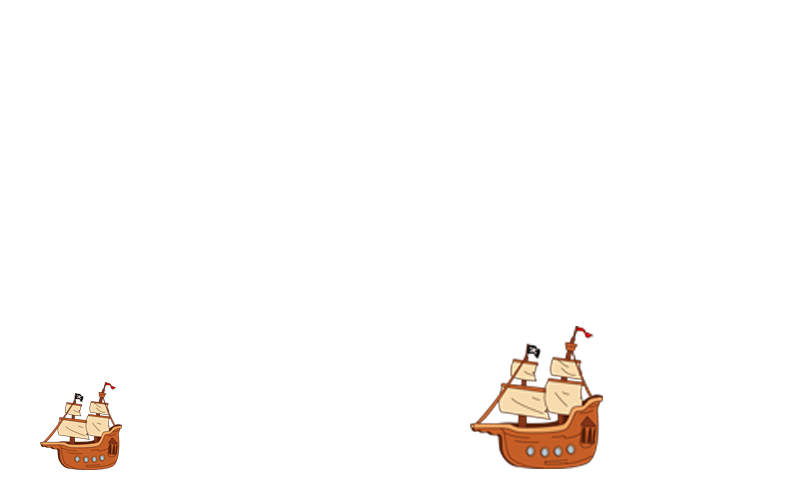
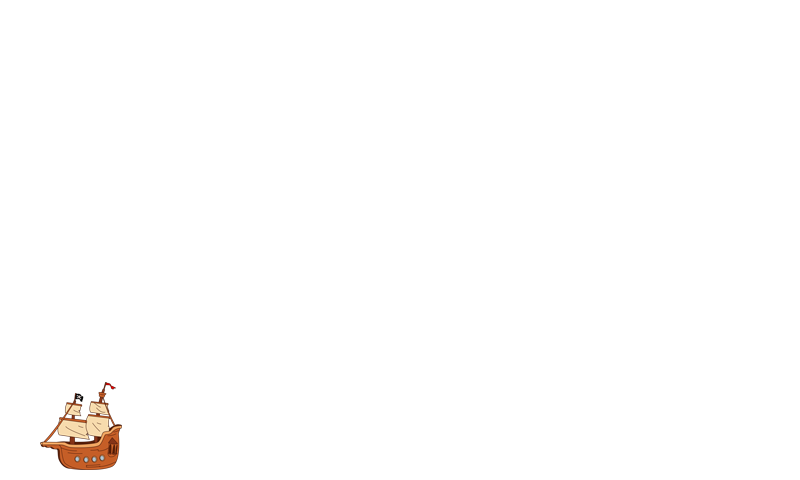
Layers edited between the first and the second 800 × 480 image:
hid "Layer 2" over (470, 326, 603, 469)
